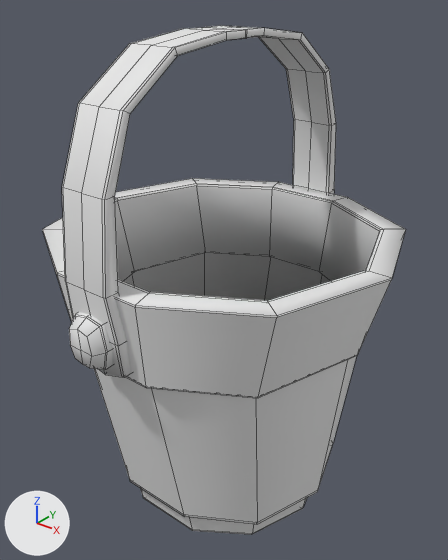
Renders of the FBX model BBT_2017_UP/Assets/Art/Animation/LittlePeople/CharactersAndProps/Bucket01.fbx from each side of a commit.
Before and after are seen from a 50 mm camera at (0.0426, -0.0531, 0.062) aimed at (0.0, 0.0001, 0.029). Lighting does not change. The marker at lower left points along +X, +Y and +Z. Mesh edges are drawn as thin lines. Where no turn or scale is listed for an object, it has been applied to the vertices.

Names of what the first picture shows: 'Bucket.003', 'Bucket.004', 'Bucket_Top'.
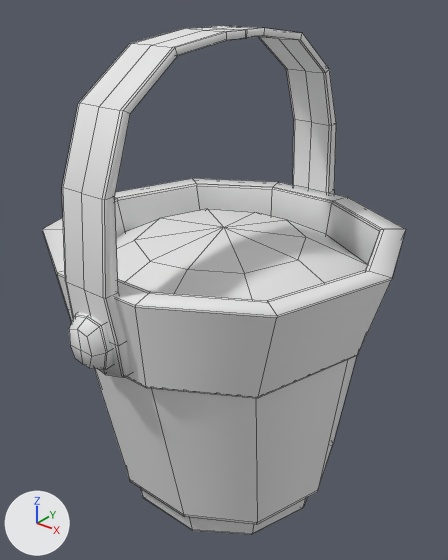
Changed parts and their boxes [x1, y1, x2, y2] in the pictures (448 x 560 px):
'Bucket.001', added
    after: [116, 209, 367, 300]

The change, as a list of edits to the scene's bpy script:
```text
Add me_untitled_531:
    me_untitled_531.from_pydata(...)  # 21 vertices, 20 faces; spans x -0.0178..0.0178, y -0.0169..0.0169, z 0.0304..0.036
    me_untitled_531.materials.append(mat_body_003)  # white #e7e7e7
Add ob_bucket_001:
    ob_bucket_001 = bpy.data.objects.new('Bucket.001', me_untitled_531)
    ob_bucket_001.location = (0.0, 0.0, 0.0)
```
